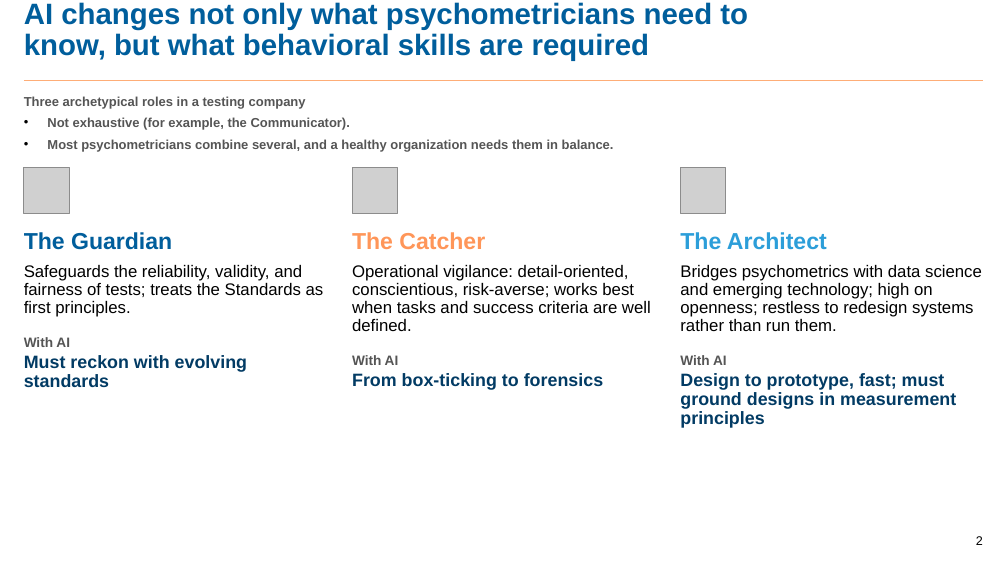
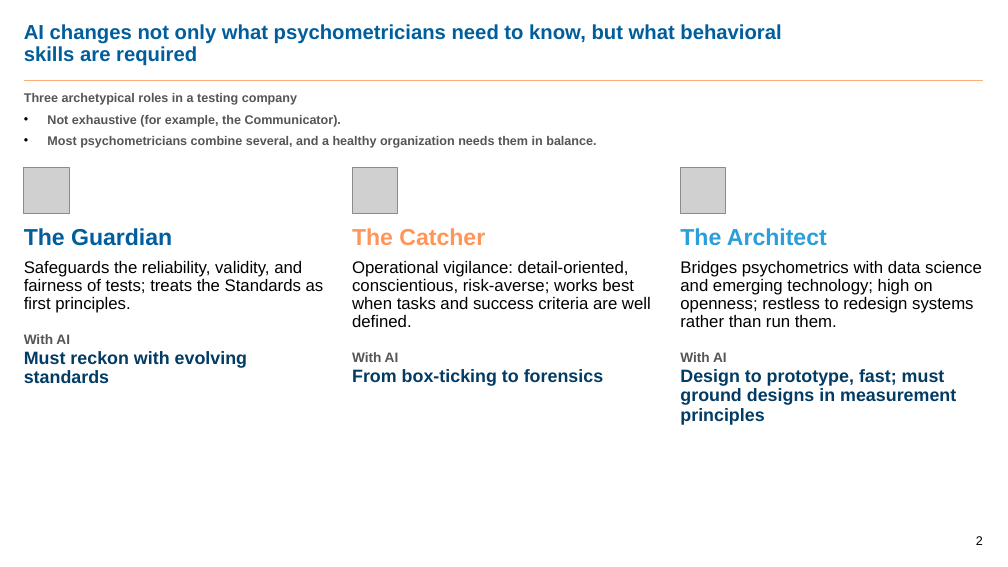
Before and after one commit to dbetebenner/AIME_2026_Panel_Presentation, a slide deck: slide 2 of Assets/Frank_Rijmen/Rijmen_AIME2026_provocation_Cambium.pptx. Drawn at 1008x567 pixels with LibreOffice and Linux fonts; fonts in the diff are those of the drawing; grey boxes stand for pictures. Boxes give left, top, right and bottom in pixels: in the first picture for what was removed or moved away, otherwise in the second. Text is boxed around its words. In the diff, an @@ line names an element or a change of style, - is before the commit and + after.

```diff
--- a/Assets/Frank_Rijmen/Rijmen_AIME2026_provocation_Cambium.pptx
+++ b/Assets/Frank_Rijmen/Rijmen_AIME2026_provocation_Cambium.pptx
@@ title "AI changes not only what ..." at [24, 24, 781, 66]: size 28 to 19.3 pt @@
@@ text "Three archetypical roles in a ..." at [24, 93, 596, 148]: size 12.4 to 12 pt; line spacing 0.7 to 0.72 @@
@@ 3 texts: place and size @@
-3 texts at [24, 232, 982, 428]
+3 texts at [24, 228, 982, 425]
```
Also in this commit, not shown: 4 other slides changed, 7 other files.
